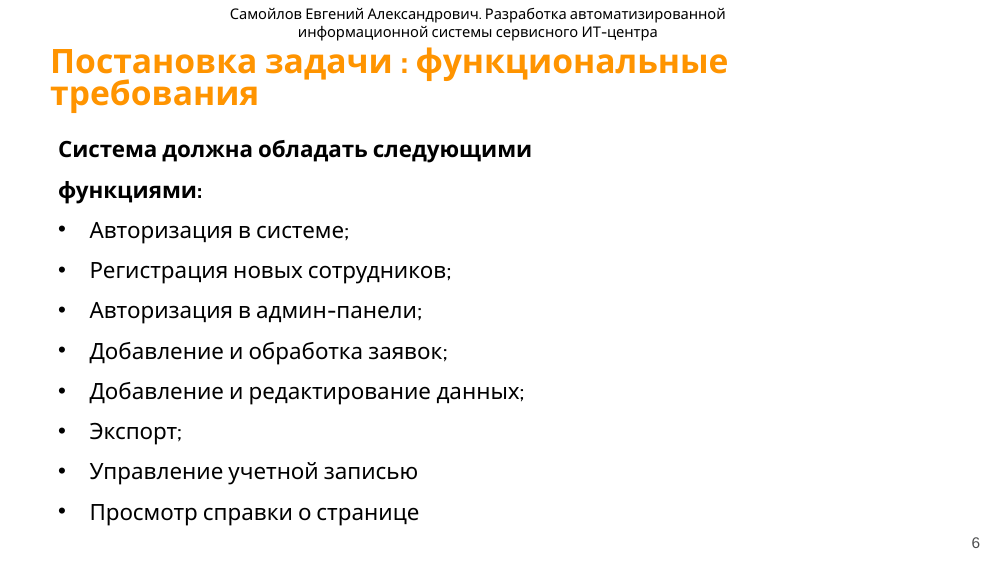
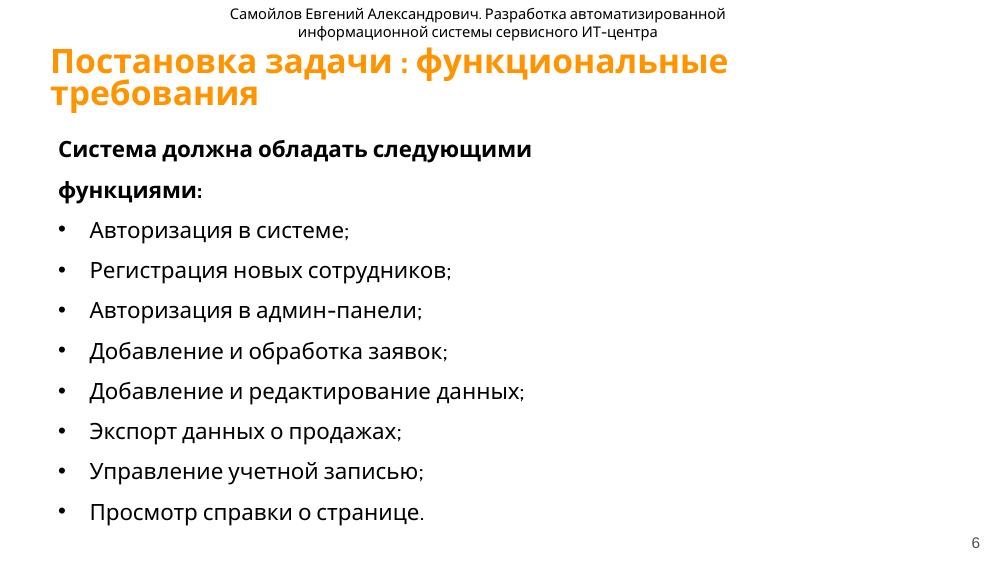
Before and after one commit to doesdi/diploma, a slide deck: slide 6 of Презентация_ВКР.pptx. Drawn at 1008x567 pixels with LibreOffice and Linux fonts; fonts in the diff are those of the drawing; background and template pictures are left out. Boxes give left, top, right and bottom in pixels: in the first picture for what was removed or moved away, otherwise in the second. Text is boxed around its words. In the diff, an @@ line names an element or a change of style, - is before the commit and + after.

```diff
--- a/Презентация_ВКР.pptx
+++ b/Презентация_ВКР.pptx
@@ text at bbox=[90, 422, 424, 525]: text changed @@
-• Экспорт;
-• Управление учетной записью
-• Просмотр справки о странице
+• Экспорт данных о продажах;
+• Управление учетной записью;
+• Просмотр справки о странице.
```
Also in this commit, not shown: 11 other slides changed, 1 slide added, 1 slide removed, 5 other files.
